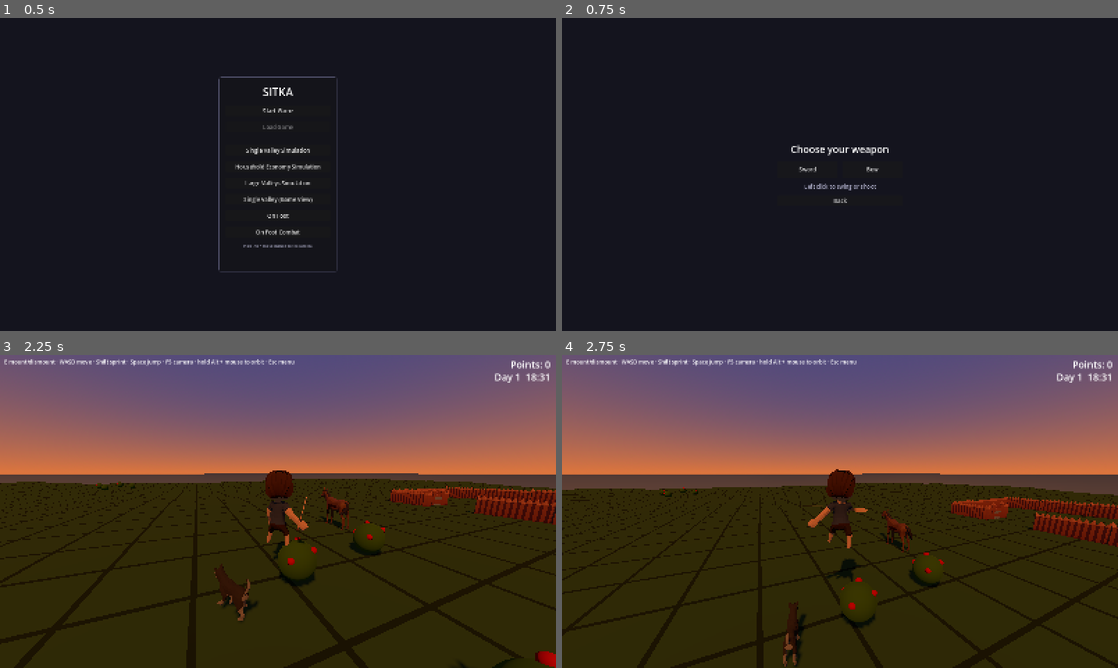
Above: before the commit, frames 1-4 (two rows, left to right).
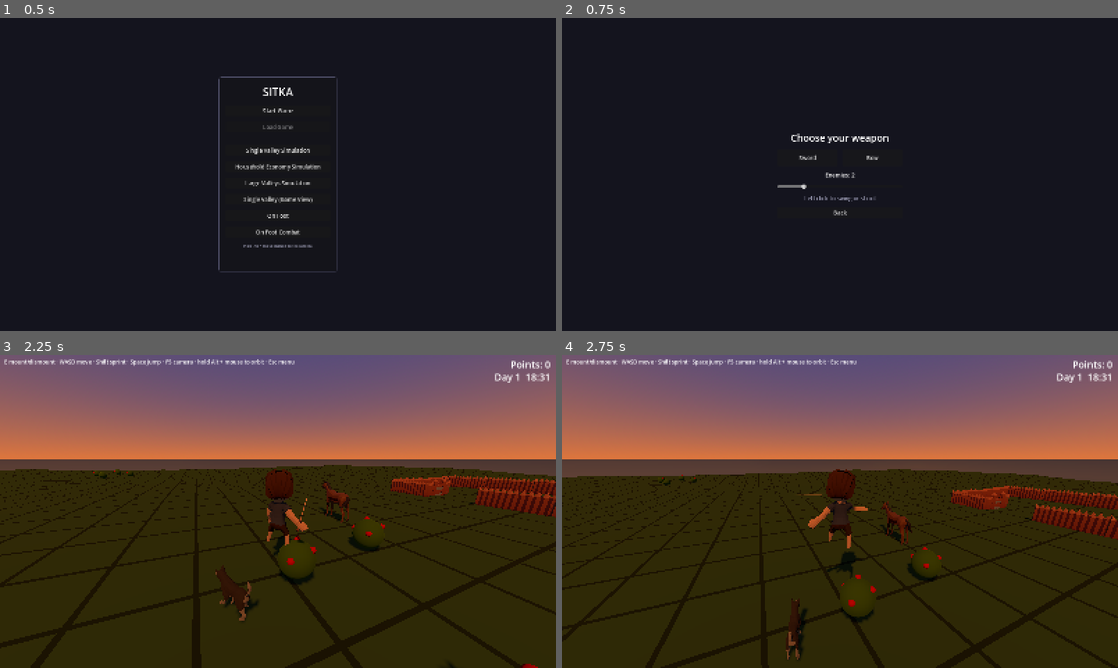
Above: after the commit, the same moments.

Repository: forsman5/sitka
Game: Godot game, scene res://scenes/ui/main_menu.tscn
The game is run twice, just before and just after one commit, with the same random seed, the same clock (stepped at 60 frames per second) and the same inputs.
Inputs (mouse positions are in pixels of both pictures, inside the frame that each line leads up to):
- Up to frame 1 (0.5 s): no input
- Up to frame 2 (0.75 s): click "On Foot Combat" at 0.5 s
- Up to frame 3 (2.25 s): click "Sword" at 1.25 s; tap Enter at 2 s; move the mouse to (305, 511) at 2.02 s; hold Up (ui_up) from 2.03 s (still down); hold Q from 2.03 s (still down); click (305, 511) at 2.17 s
- Up to frame 4 (2.75 s): keep holding Up (ui_up); keep holding Q; tap Space at 2.27 s

Frame 1 is identical in both runs. In frame 2, 1.0% of the frame differs, in the area x 38-59%, y 36-64%; in frame 3, 17%; in frame 4, 20%, in the area x 0-100%, y 22-100%.

Commit message:
Add enemy count selection to on-foot combat

Diff:
--- a/scripts/on_foot/on_foot_combat_select.gd
+++ b/scripts/on_foot/on_foot_combat_select.gd
@@ -35,6 +35,23 @@
 		b.pressed.connect(_start.bind(weapon))
 		row.add_child(b)
 
+	var enemy_count_label := Label.new()
+	enemy_count_label.horizontal_alignment = HORIZONTAL_ALIGNMENT_CENTER
+	box.add_child(enemy_count_label)
+
+	var enemy_count_slider := HSlider.new()
+	enemy_count_slider.min_value = 0
+	enemy_count_slider.max_value = 10
+	enemy_count_slider.step = 1
+	enemy_count_slider.value = OnFootPlayer.start_enemy_count
+	enemy_count_slider.size_flags_horizontal = Control.SIZE_EXPAND_FILL
+	enemy_count_slider.value_changed.connect(func(value: float) -> void:
+		OnFootPlayer.start_enemy_count = int(value)
+		enemy_count_label.text = "Enemies: %d" % int(value)
+	)
+	box.add_child(enemy_count_slider)
+	enemy_count_label.text = "Enemies: %d" % OnFootPlayer.start_enemy_count
+
 	var hint := Label.new()
 	hint.text = "Left click to swing or shoot"
 	hint.horizontal_alignment = HORIZONTAL_ALIGNMENT_CENTER
--- a/scripts/on_foot/on_foot_player.gd
+++ b/scripts/on_foot/on_foot_player.gd
@@ -54,6 +54,9 @@
 ## Weapon the person spawns holding ("sword", "bow", or "" for bare hands); set
 ## by the combat chooser scene. Ignored for the dog.
 static var selected_weapon: String = ""
+
+## Number of human fighters selected on the combat chooser screen.
+static var start_enemy_count: int = 2
 
 ## Sheep in the flock at the start of a fresh run (set from the chooser scene).
 ## The pen grows to fit.
